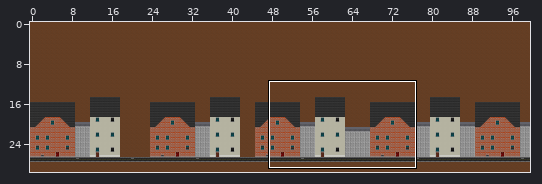
One commit to this Tiled map (JSON): assets/tilemaps/maps/soviet.json. The first picture is a wide view before the edit; the outline marks the close-up.
Close-up. The starting point:
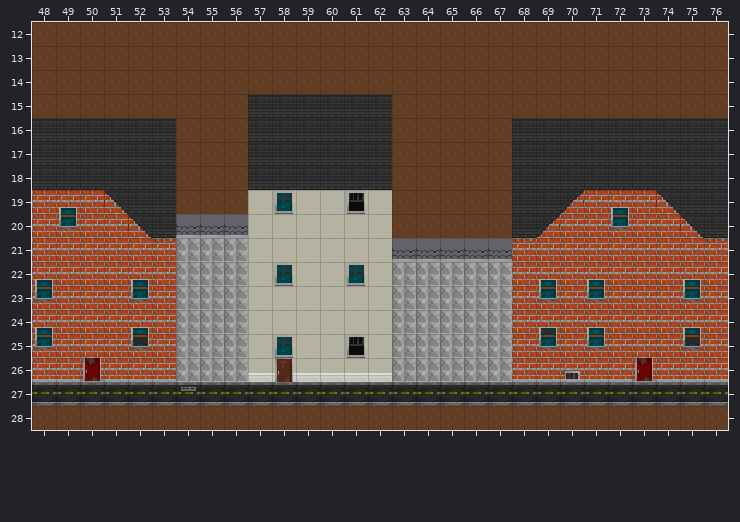
Cells are 16x16 px. Shown: x 48..76, y 12..28. The commit also changed other parts of the map, which this record leaves out.
After:
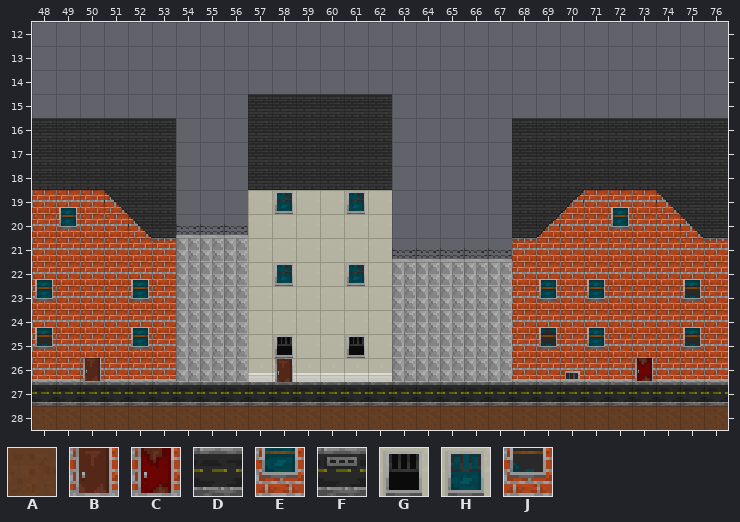
Key: from "Post Soviet": A 3, B 10, C 13, D 14, E 18, F 20, G 23, H 28, J 30.
_ is an empty cell, . an unchanged one.
Tiles of an added or newly shown layer are drawn over the layers below it.
The edit:
--- layer "test layer" (removed)
@@ x 48..76 @@
-12 AAAAAAAAAAAAAAAAAAAAAAAAAAAAA
-13 AAAAAAAAAAAAAAAAAAAAAAAAAAAAA
-14 AAAAAAAAAAAAAAAAAAAAAAAAAAAAA
-15 AAAAAAAAA......AAAAAAAAAAAAAA
-16 ......AAA......AAAAA.........
-17 ......AAA......AAAAA.........
-18 ......AAA......AAAAA.........
-19 ......AAA....G.AAAAA.........
-20 ...............AAAAA.........
+12 _____________________________
+13 _____________________________
+14 _____________________________
+15 _________......______________
+16 ......___......_____.........
+17 ......___......_____.........
+18 ......___......_____.........
+19 ......___...._._____.........
+20 ..............._____.........
@@ x 75..75 @@
-23 E
+23 _
@@ x 48..69 @@
-25 E...J.....H..........E
-26 ..C...................
-27 ......F...............
+25 _..._....._.........._
+26 .._...................
+27 ......_...............
--- layer "background" (added)
@@ x 61..61 @@
-19 _
+19 H
@@ x 75..75 @@
-23 _
+23 J
@@ x 48..69 @@
-25 _..._....._.........._
-26 .._...................
-27 ......_...............
+25 J...E.....G..........J
+26 ..B...................
+27 ......D...............
